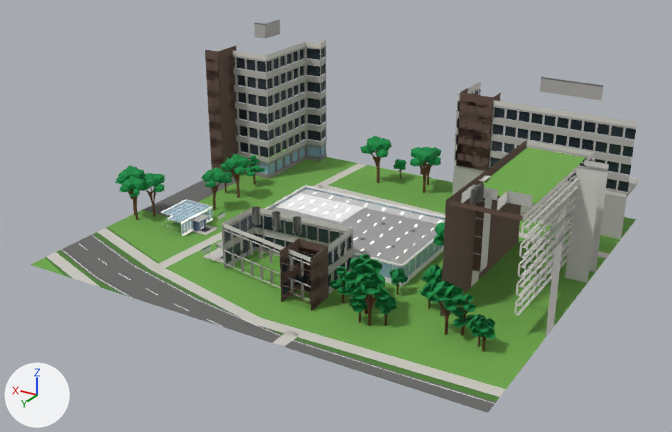
What one commit did to the FBX model unity/KatsushikaCampusDays/Assets/Models/Interiors/lab1.fbx.
Rendered twice from a camera (50 mm lens) standing at (-90.3, 172.0, 83.0) and looking at (1.6, 18.8, 6.4). The lights are fixed; the arrows at lower left show +X, +Y and +Z. The picture after the commit comes second. Where no turn or scale is listed for an object, it has been applied to the vertices.

In view in the first picture: 'ext_lab1', 'ext_lab1_trees', 'wall_lab1'.
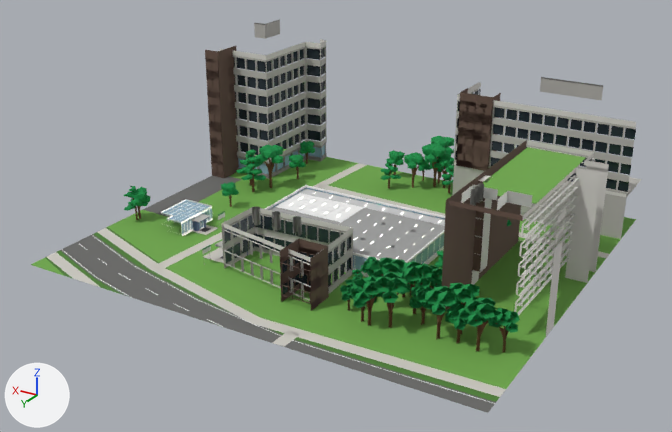
Diff of the bpy script that builds the scene:
```diff
--- a/unity/KatsushikaCampusDays/Assets/Models/Interiors/lab1.fbx.py
+++ b/unity/KatsushikaCampusDays/Assets/Models/Interiors/lab1.fbx.py
@@ me_ext_lab1_trees @@
 # used by ob_ext_lab1_trees; location = (0.0, 0.0, 0.0)
-me_ext_lab1_trees.from_pydata(...)  # 3981 vertices, 3156 faces; spans x -43.9..53.1, y -30.0..48.2, z 0.0..11.6
+me_ext_lab1_trees.from_pydata(...)  # 5568 vertices, 4484 faces; spans x -47.3..49.5, y -31.9..49.0, z 0.0..11.0
+# me_ext_lab1_trees part 1: the loose piece of 11 vertices spanning x -23.4..-20.0, y 44.5..47.7, z 7.7..9.5 is rebuilt with 10 vertices and now spans x -23.7..-20.5, y 44.4..47.6, z 7.6..9.4
+# me_ext_lab1_trees part 2: 332 loose pieces with 3509 vertices, spanning x -43.9..53.1, y -30.0..48.2, z 0.0..11.6, are deleted
+# me_ext_lab1_trees part 3: 2 vertices moved within x -36.3..-36.0, y 40.7..41.7, z 6.1..6.5; 310 vertices removed from x -37.5..-14.8, y 3.4..46.1, z 0.0..8.0; 2897 vertices added at x -47.3..-12.3, y 1.7..49.0, z 0.0..10.5
+# me_ext_lab1_trees part 4: 1572 vertices added at x -9.5..11.6, y -31.9..-12.5, z 0.0..11.0
+# me_ext_lab1_trees part 5: 1 vertex moved within x 46.4, y 30.3, z 0.0; 48 vertices removed from x 36.4..46.8, y -0.8..31.3, z 0.0..7.3; 986 vertices added at x 27.5..49.5, y -21.4..33.9, z 0.0..10.7
+# other edits to the shape of me_ext_lab1_trees do not show in these pictures
 me_ext_lab1_trees.materials.append(mat_trunk)
```

What differs and where, as boxes [x1, y1, x2, y2] in the pictures (672 x 432 px):
'ext_lab1_trees', reshaped: before [115, 136, 495, 351]; after [124, 136, 520, 352]
part 1 of me_ext_lab1_trees, rebuilt: before [361, 280, 380, 294]; after [364, 281, 382, 295]
part 2 of me_ext_lab1_trees, deleted: before [115, 136, 495, 351]
part 3 of me_ext_lab1_trees, built on (mostly hidden before): before [365, 298, 468, 335]; after [340, 220, 520, 352]
part 4 of me_ext_lab1_trees, added: after [380, 136, 454, 193]
part 5 of me_ext_lab1_trees, built on: before [133, 164, 254, 220]; after [124, 141, 315, 220]
